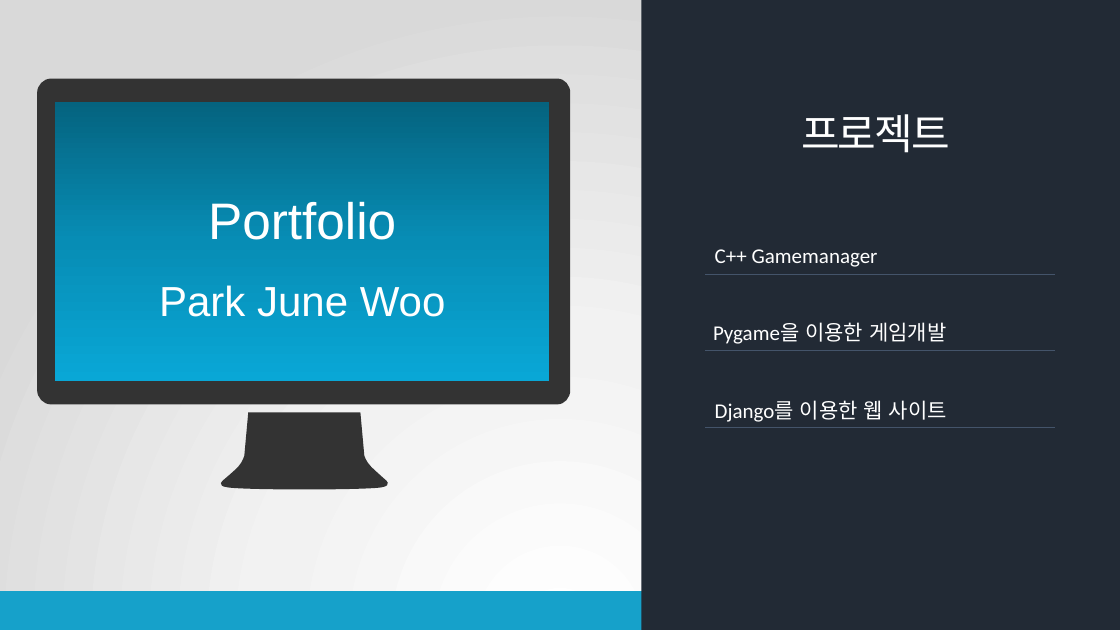
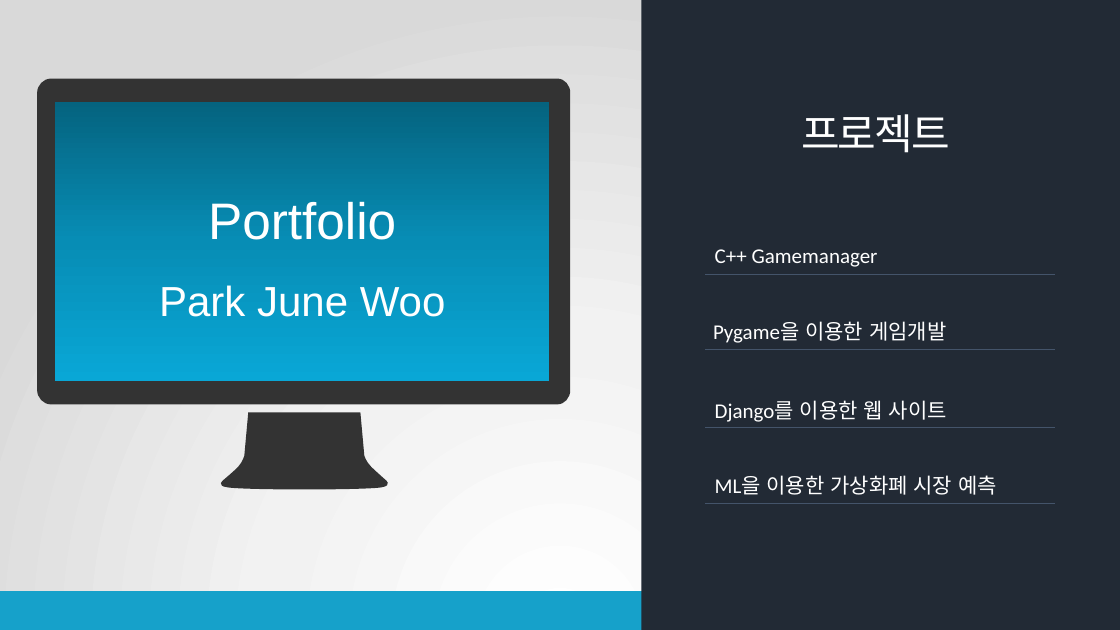
Before and after one commit to korca0220/old_project_store, a slide deck: slide 1 of portfolio/포트폴리오.pptx. Drawn at 1120x630 pixels with LibreOffice and Linux fonts; fonts in the diff are those of the drawing. Boxes give left, top, right and bottom in pixels: in the first picture for what was removed or moved away, otherwise in the second. Text is boxed around its words. In the diff, an @@ line names an element or a change of style, - is before the commit and + after.

```diff
--- a/portfolio/포트폴리오.pptx
+++ b/portfolio/포트폴리오.pptx
@@ text added at [715, 475, 997, 495], 18 pt, text #FFFFFF @@
+ML을 이용한 가상화폐 시장 예측
@@ line added from (705, 503) to (1055, 503), #44546A 0.5 pt @@
```
Also in this commit, not shown: 7 other slides changed, 5 slides added, 19 other files.
